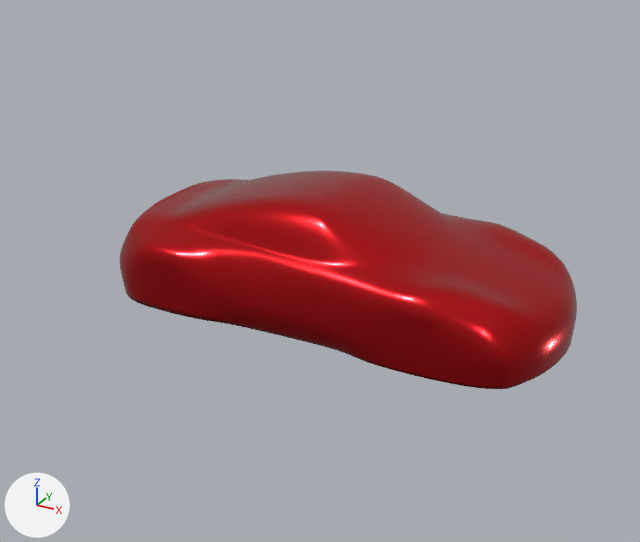
Before and after pictures for a commit that changed the Blender file Porsche paint model/Paint_tester7.blend.
Rendered twice from a camera (50 mm lens) standing at (0.0835, -0.1636, 0.0798) and looking at (-0.0048, -0.0032, -0.0004). The axes (+X, +Y, +Z) are drawn at lower left. The lights are the same throughout.

Objects in the first picture: 'Paint_tester'.
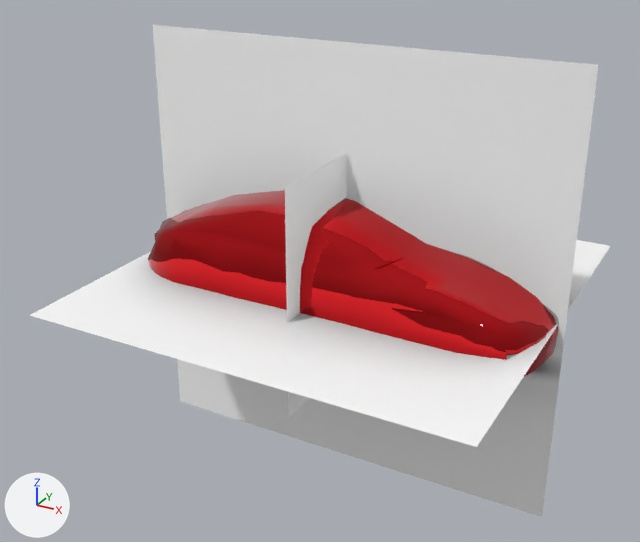
Location of each change, [x1, y1, x2, y2] in pixels of the pictures (640 x 542 px):
'Plane', added: after [153, 25, 598, 517]
'Paint_tester', reshaped, modifiers changed: before [120, 171, 577, 389]; after [148, 190, 558, 377]
'Plane.001', added: after [30, 240, 610, 447]
'Plane.002', added: after [285, 154, 347, 418]

Diff of the bpy script that builds the scene:
```diff
--- a/Porsche paint model/Paint_tester7.blend.py
+++ b/Porsche paint model/Paint_tester7.blend.py
@@ mat_material @@
 mat_material.metallic = 1.0
-mat_material.roughness = 0.2
+mat_material.roughness = 0.0
@@ me_plane @@
 # used by ob_paint_tester; location = (0.0, 0.0, 0.0214); scale = (0.0194, 0.0194, 0.0194)
-me_plane.from_pydata(...)  # 176 vertices, 150 faces; spans x -2.54..2.65, y 0.0..1.33, z -1.5..-0.11
+me_plane.from_pydata(...)  # 176 vertices, 150 faces; spans x -2.41..2.51, y 0.0..1.09, z -1.55..-0.22
+# me_plane part 1: 175 of 176 vertices moved; they spanned x -2.54..2.65, y 0.0..1.33, z -1.5..-0.11 and now span x -2.41..2.51, y 0.0..1.09, z -1.55..-0.22; mean shift (0.04, -0.07, -0.05); largest move (-2.18, 1.32, -1.46) -> (-1.91, 1.01, -1.46)
 me_plane.materials.append(mat_material)
@@ ob_paint_tester @@
 _m = ob_paint_tester.modifiers.new('Mirror', 'MIRROR')
 _m.use_clip = True
-_m = ob_paint_tester.modifiers.new('Subdivision', 'SUBSURF')
-_m.levels = 3
-_m = ob_paint_tester.modifiers.new('Solidify', 'SOLIDIFY')
-_m.thickness = 0.09
-_m.offset = -0.7
@@ ob_plane_002 @@
+ob_plane_002 = bpy.data.objects.new('Plane.002', me_plane_003)  # 4 vertices, 1 face; spans x -1.0..1.0, y -1.0..1.0, z 0.0; in mat_material_003 (picture img_v97nu1dx_jpg)
+ob_plane_002.location = (0.0, 0.0, 0.001)
+ob_plane_002.rotation_euler = (-4.712, 0.0, -1.571)  # degrees (-270, 0, -90)
+ob_plane_002.scale = (0.0258, 0.0258, 0.0258)
@@ ob_plane_001 @@
+ob_plane_001 = bpy.data.objects.new('Plane.001', me_plane_002)  # 4 vertices, 1 face; spans x -1.0..1.0, y -1.0..1.0, z 0.0; in mat_material_001 (picture img_3k6ybuan_jpg)
+ob_plane_001.location = (0.0, 0.0, -0.0022)
+ob_plane_001.scale = (0.0485, 0.0485, 0.0485)
@@ ob_plane @@
+ob_plane = bpy.data.objects.new('Plane', me_plane_001)  # 4 vertices, 1 face; spans x -1.0..1.0, y -1.0..1.0, z 0.0; in mat_material_002 (picture img_3kucgy7w_jpg)
+ob_plane.location = (0.0, 0.0, 0.0)
+ob_plane.rotation_euler = (-4.712, 0.0, 0.0)  # degrees (-270, 0, 0)
+ob_plane.scale = (0.05, 0.05, 0.05)
```
